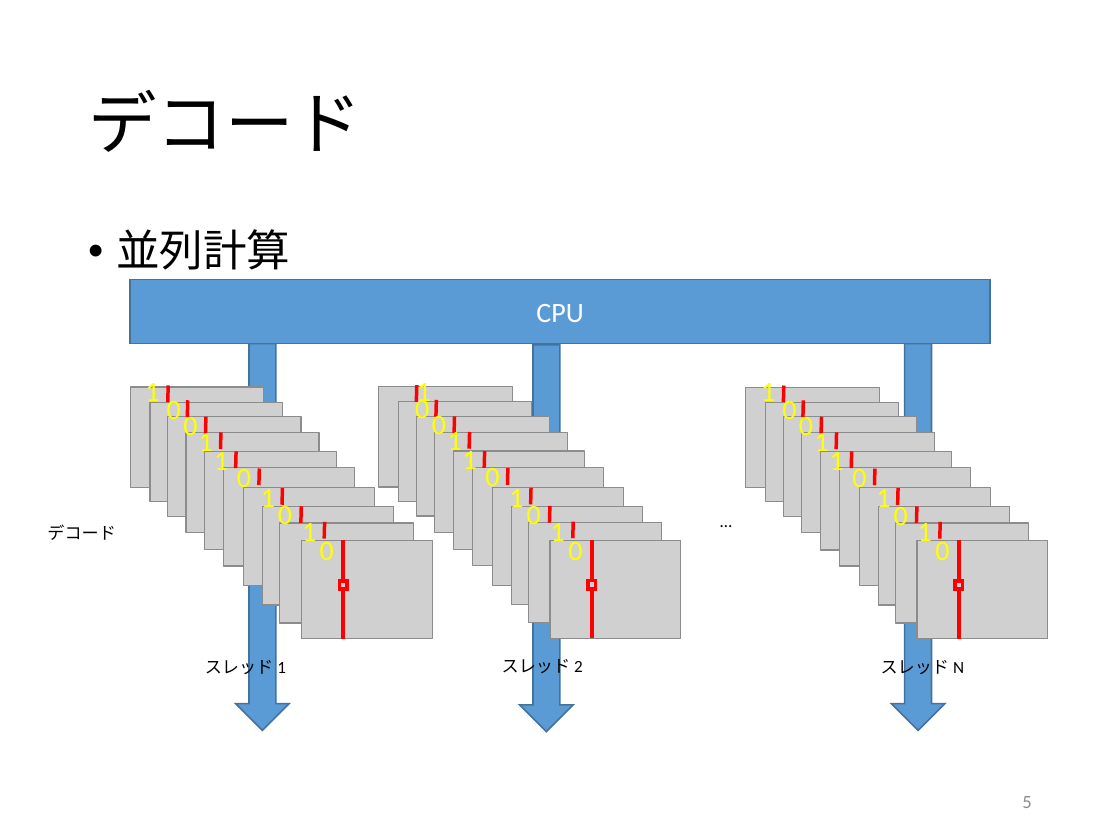
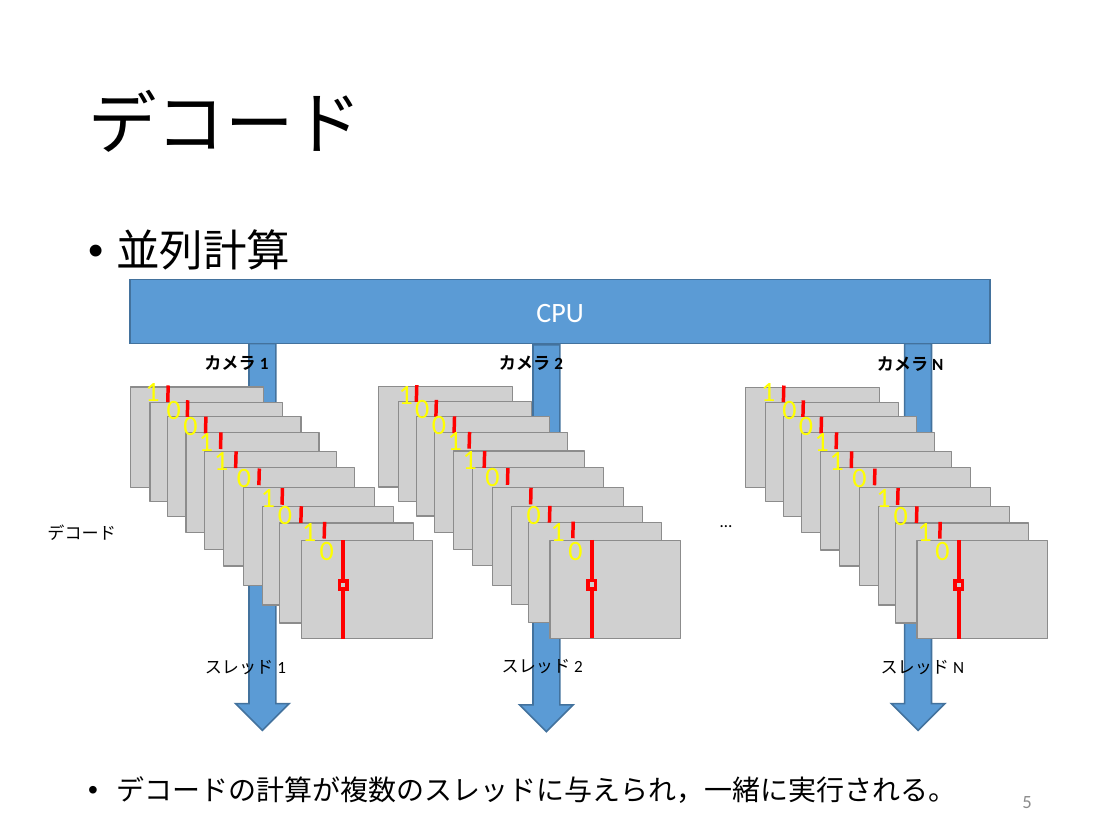
Before and after one commit to GrayMask/3dSurface3, a slide deck: slide 5 of report/20170508/Li-20170508_.pptx. Drawn at 1120x840 pixels with LibreOffice and Linux fonts; fonts in the diff are those of the drawing; grey boxes stand for pictures. Boxes give left, top, right and bottom in pixels: in the first picture for what was removed or moved away, otherwise in the second. Text is boxed around its words. In the diff, an @@ line names an element or a change of style, - is before the commit and + after.

```diff
--- a/report/20170508/Li-20170508_.pptx
+++ b/report/20170508/Li-20170508_.pptx
@@ text added at (x1=204, y1=352, x2=269, y2=375), 11 pt, text #000000, bold @@
+カメラ 1
@@ text added at (x1=499, y1=352, x2=563, y2=375), 11 pt, text #000000, bold @@
+カメラ 2
@@ text added at (x1=877, y1=353, x2=943, y2=376), 11 pt, text #000000, bold @@
+カメラ N
@@ text "1" rewrapped from (x1=417, y1=378, x2=431, y2=408) to (x1=399, y1=380, x2=413, y2=404) @@
@@ text removed at (x1=509, y1=483, x2=523, y2=513) @@
-1
@@ text at (x1=116, y1=776, x2=956, y2=803): paragraph added @@
+• デコードの計算が複数のスレッドに与えられ，一緒に実行される。
```
Also in this commit, not shown: 5 other slides changed, 2 other files.
